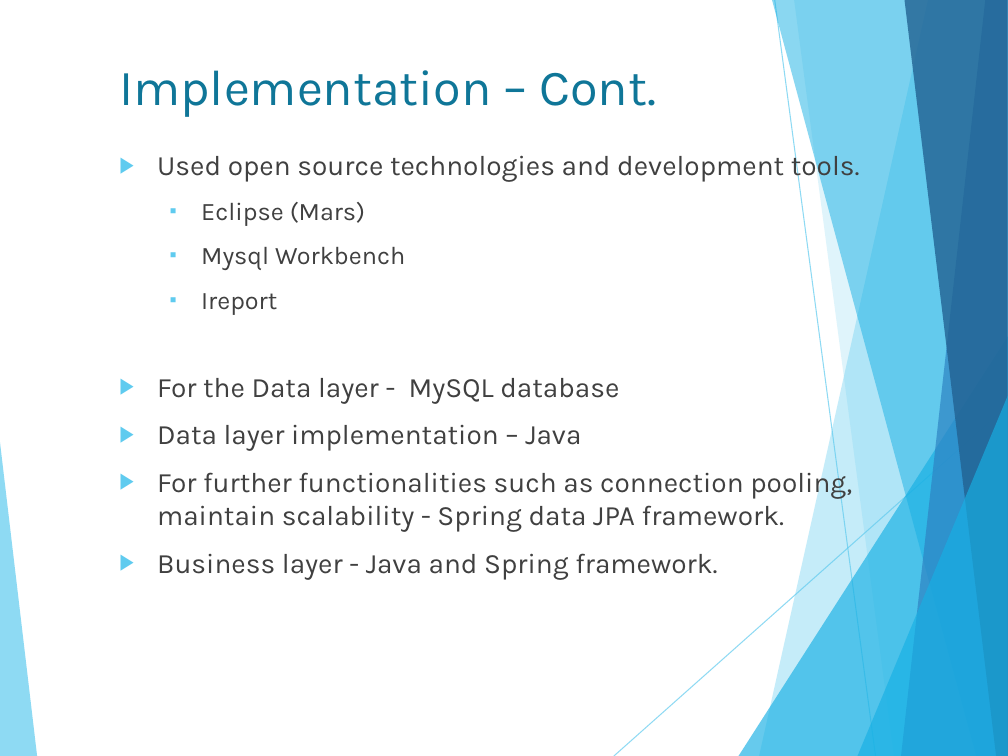
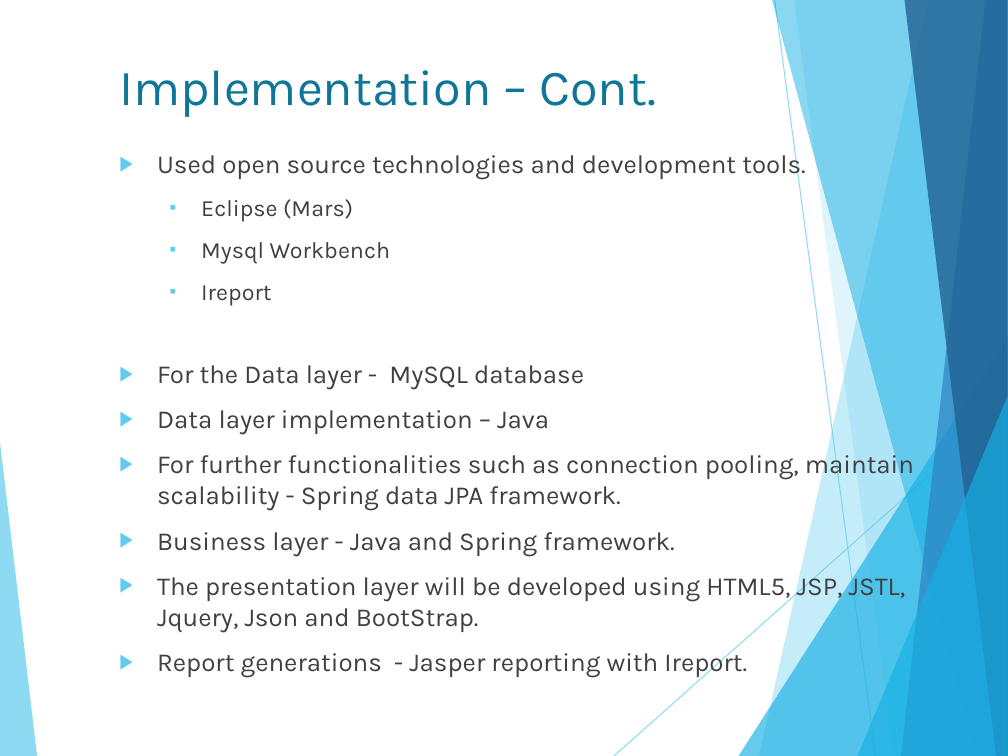
Before and after one commit to isurudewasurendra/SappuSavari, a slide deck: slide 19 of documentation/Location Based Mobile Marketing System.pptx (slide 22 before the commit). Drawn at 1008x756 pixels with LibreOffice and Linux fonts; fonts in the diff are those of the drawing. Boxes give left, top, right and bottom in pixels: in the first picture for what was removed or moved away, otherwise in the second. Text is boxed around its words. In the diff, an @@ line names an element or a change of style, - is before the commit and + after.

```diff
--- a/documentation/Location Based Mobile Marketing System.pptx
+++ b/documentation/Location Based Mobile Marketing System.pptx
@@ text at [157,150,914,556]: size 20 to 18.5 pt in "Used open source technologies and development tools.", "For the Data layer - MySQL database", "Data layer implementation – Java", "For further functionalities such as connection pooling, ..." and 1 more places; size 18 to 16.6 pt in "Eclipse (Mars)", "Mysql Workbench", "Ireport" @@
@@ text at [157,571,906,678]: paragraphs added @@
+▶ The presentation layer will be developed using HTML5, JSP, JSTL, Jquery, Json and BootStrap.
+▶ Report generations - Jasper reporting with Ireport.
```
Also in this commit, not shown: 11 other slides changed, 4 slides added, 7 slides removed, 21 other files.
